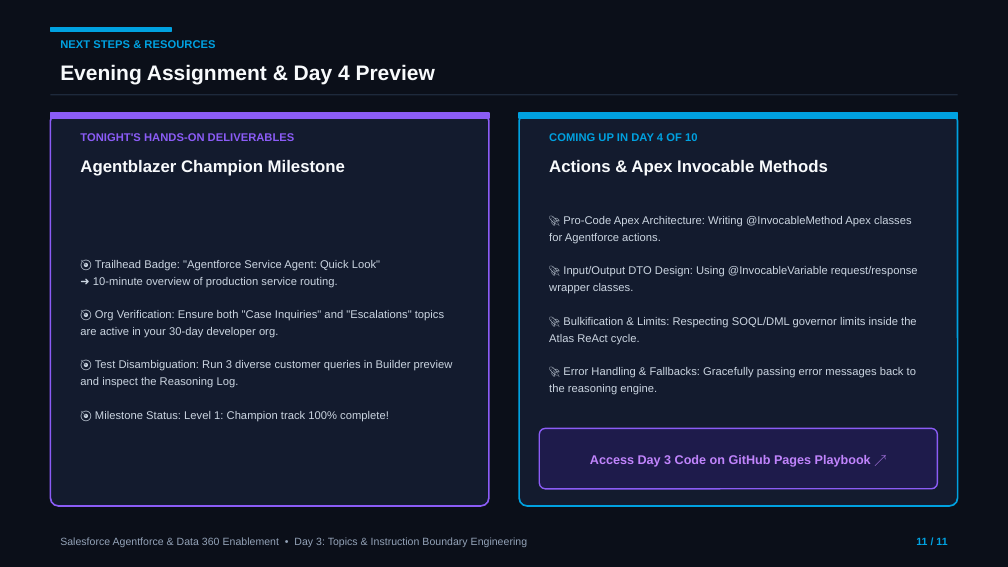
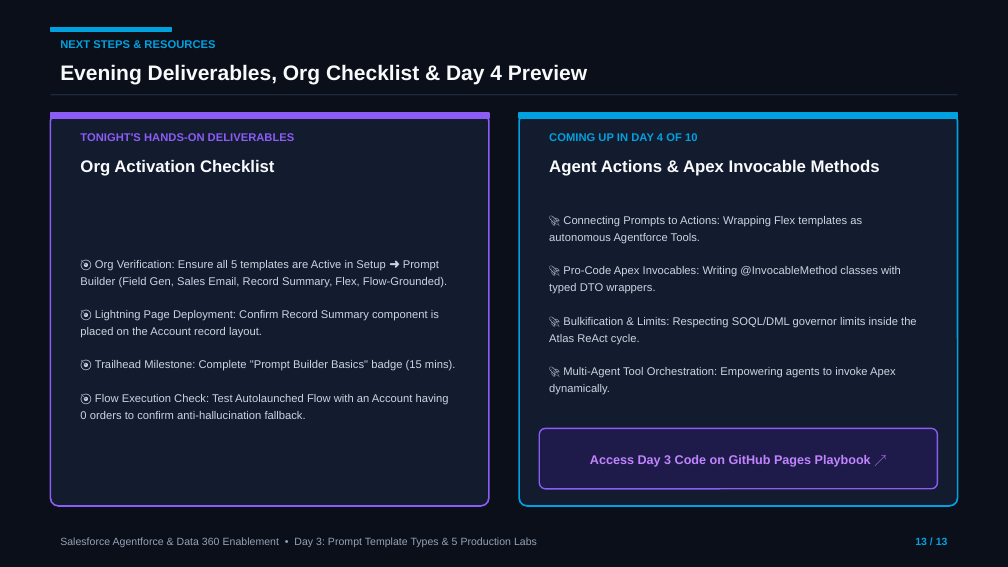
Before and after one commit to MohnishTak2725/agentforce-data360-workbench, a slide deck: slide 13 of Day-3-Topics-and-Boundary-Engineering.pptx (slide 11 before the commit). Drawn at 1008x567 pixels with LibreOffice and Linux fonts; fonts in the diff are those of the drawing. Boxes give left, top, right and bottom in pixels: in the first picture for what was removed or moved away, otherwise in the second. Text is boxed around its words. In the diff, an @@ line names an element or a change of style, - is before the commit and + after.

Commit message:
feat(day3-ppt): update Day 3 PPT with prompt template types architecture and 5 hands-on labs

```diff
--- a/Day-3-Topics-and-Boundary-Engineering.pptx
+++ b/Day-3-Topics-and-Boundary-Engineering.pptx
@@ text at <box>60,64,587,84</box>: text changed @@
-Evening Assignment & Day 4 Preview
+Evening Deliverables, Org Checklist & Day 4 Preview
@@ text at <box>80,160,275,176</box>: text changed @@
-Agentblazer Champion Milestone
+Org Activation Checklist
@@ text at <box>549,160,880,176</box>: text changed @@
-Actions & Apex Invocable Methods
+Agent Actions & Apex Invocable Methods
@@ text at <box>549,216,901,294</box>: text changed @@
-🚀 Pro-Code Apex Architecture: Writing @InvocableMethod Apex classes for Agentforce actions.
-🚀 Input/Output DTO Design: Using @InvocableVariable request/response wrapper classes.
+🚀 Connecting Prompts to Actions: Wrapping Flex templates as autonomous Agentforce Tools.
+🚀 Pro-Code Apex Invocables: Writing @InvocableMethod classes with typed DTO wrappers.
@@ text at <box>80,260,456,419</box>: text changed @@
-🎯 Trailhead Badge: "Agentforce Service Agent: Quick Look"
-➜ 10-minute overview of production service routing.
-🎯 Org Verification: Ensure both "Case Inquiries" and "Escalations" topics are active in your 30-day developer org.
-🎯 Test Disambiguation: Run 3 diverse customer queries in Builder preview and inspect the Reasoning Log.
-🎯 Milestone Status: Level 1: Champion track 100% complete!
+🎯 Org Verification: Ensure all 5 templates are Active in Setup ➜ Prompt Builder (Field Gen, Sales Email, Record Summary, Flex, Flow-Grounded).
+🎯 Lightning Page Deployment: Confirm Record Summary component is placed on the Account record layout.
+🎯 Trailhead Milestone: Complete "Prompt Builder Basics" badge (15 mins).
+🎯 Flow Execution Check: Test Autolaunched Flow with an Account having 0 orders to confirm anti-hallucination fallback.
@@ text at <box>549,367,896,394</box>: text changed @@
-🚀 Error Handling & Fallbacks: Gracefully passing error messages back to the reasoning engine.
+🚀 Multi-Agent Tool Orchestration: Empowering agents to invoke Apex dynamically.
@@ text at <box>60,537,537,547</box>: text changed @@
-Salesforce Agentforce & Data 360 Enablement • Day 3: Topics & Instruction Boundary Engineering
+Salesforce Agentforce & Data 360 Enablement • Day 3: Prompt Template Types & 5 Production Labs
@@ text at <box>915,537,948,545</box>: text changed @@
-11 / 11
+13 / 13
```
Also in this commit, not shown: 3 other slides changed, 9 slides added, 7 slides removed, 1 other file.
